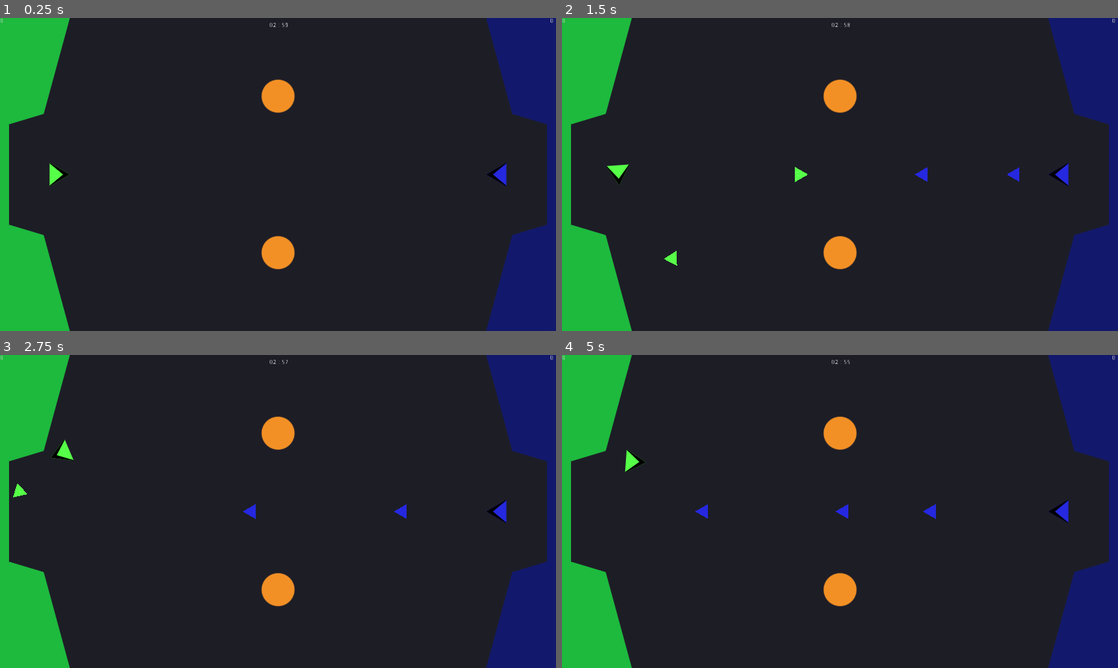
Above: before the commit, frames 1-4 (two rows, left to right).
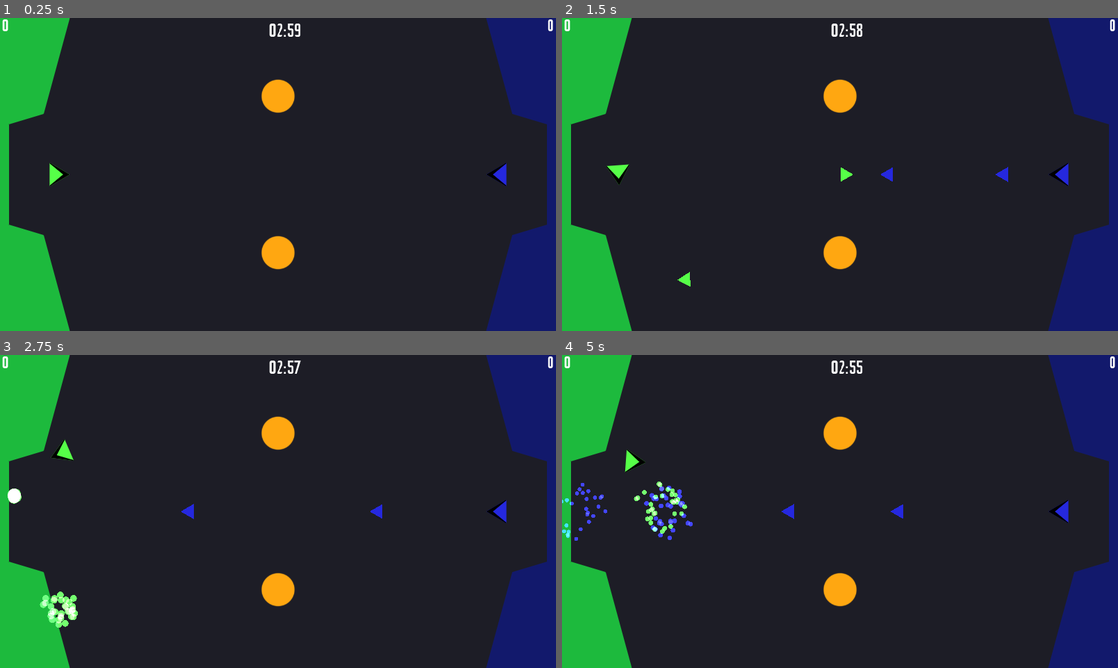
Above: after the commit, the same moments.

Repository: Skorpio-X/Bullet-Ball
Game: Godot game, scene res://game_scene.tscn
Same seed, same stepped clock (60 frames per second), same inputs: the game is played once before the commit and once after it.
Inputs:
- Up to frame 1 (0.25 s): no input
- Up to frame 2 (1.5 s): tap Enter (restart) at 0.5 s; hold D (player1_right) 0.53-1.28 s; hold F (player1_shoot) 0.53-1.28 s; tap Ctrl (player2_shoot) at 0.8, 1.35 s; hold S (player1_back) from 1.28 s (still down)
- Up to frame 3 (2.75 s): tap F (player1_shoot) at 1.55 s; release S (player1_back) at 2.03 s; hold D (player1_right) from 2.03 s (still down); hold F (player1_shoot) from 2.03 s (still down); tap Ctrl (player2_shoot) at 2.3 s
- Up to frame 4 (5 s): release D (player1_right) at 2.78 s; release F (player1_shoot) at 2.78 s; hold W (player1_forward) 2.78-3.53 s; tap Ctrl (player2_shoot) at 2.85, 3.8, 4.35 s; tap F (player1_shoot) at 3.05, 4.55 s; hold F (player1_shoot) 3.53-4.28 s; hold A (player1_left) from 3.53 s (still down)

The runs differ from the first frame. In frame 1, 0.2% of the frame differs, in the area x 0-100%, y 0-6%; in frame 2, 0.7%; in frame 3, 1.0%; in frame 4, 1.2%, in the area x 0-100%, y 0-60%.

Commit message:
Sounds, particles and camera shake added.

Diff:
--- a/Ball2.tscn
+++ b/Ball2.tscn
@@ -10,6 +10,7 @@
 
 [node name="Ball" type="RigidBody2D"]
 
+modulate = Color( 1, 0.65863, 0.0703125, 1 )
 input_pickable = false
 collision_layer = 5
 collision_mask = 1
@@ -29,7 +30,7 @@
 angular_velocity = 0.0
 angular_damp = -1.0
 script = ExtResource( 1 )
-_sections_unfolded = [ "Collision", "Transform" ]
+_sections_unfolded = [ "Collision", "Transform", "Visibility" ]
 
 [node name="Polygon2D" type="Polygon2D" parent="." index="0"]
 
--- a/Player.gd
+++ b/Player.gd
@@ -1,4 +1,5 @@
 extends RigidBody2D
+
 
 var angle_speed = 120
 var angle_change = 0
@@ -22,6 +23,7 @@
 	custom_integrator = true
 	angular_damp = 10
 	$Polygon2D.color = color
+	$Particles2D.modulate = color
 
 
 func _input(event):
--- a/Player.tscn
+++ b/Player.tscn
@@ -1,11 +1,71 @@
-[gd_scene load_steps=3 format=2]
+[gd_scene load_steps=8 format=2]
 
 [ext_resource path="res://Player.gd" type="Script" id=1]
+[ext_resource path="res://ball.png" type="Texture" id=2]
 
 [sub_resource type="ConvexPolygonShape2D" id=1]
 
 custom_solver_bias = 0.0
 points = PoolVector2Array( 0, -10, 8.66025, 5, -8.66025, 5 )
+
+[sub_resource type="CanvasItemMaterial" id=5]
+
+render_priority = 0
+blend_mode = 1
+light_mode = 0
+
+[sub_resource type="Curve" id=2]
+
+min_value = 0.0
+max_value = 1.0
+bake_resolution = 100
+_data = [ Vector2( 0, 1 ), 0.0, -1.79537, 0, 0, Vector2( 1, 0 ), 0.0, 0.0, 0, 0 ]
+
+[sub_resource type="CurveTexture" id=3]
+
+flags = 4
+width = 2048
+curve = SubResource( 2 )
+
+[sub_resource type="ParticlesMaterial" id=4]
+
+render_priority = 0
+trail_divisor = 5
+emission_shape = 0
+flag_align_y = false
+flag_rotate_y = false
+flag_disable_z = true
+spread = 0.0
+flatness = 0.0
+gravity = Vector3( 0, 0, 0 )
+initial_velocity = 0.0
+initial_velocity_random = 0.0
+angular_velocity = 0.0
+angular_velocity_random = 0.0
+orbit_velocity = 0.0
+orbit_velocity_random = 0.0
+linear_accel = 0.0
+linear_accel_random = 0.0
+radial_accel = 0.0
+radial_accel_random = 0.0
+tangential_accel = 0.0
+tangential_accel_random = 0.0
+damping = 0.0
+damping_random = 0.0
+angle = 0.0
+angle_random = 0.0
+scale = 0.3
+scale_random = 0.0
+scale_curve = SubResource( 3 )
+color = Color( 1, 1, 1, 1 )
+hue_variation = 0.0
+hue_variation_random = 0.0
+anim_speed = 0.0
+anim_speed_random = 0.0
+anim_offset = 0.0
+anim_offset_random = 0.0
+anim_loop = false
+_sections_unfolded = [ "Scale", "Trail" ]
 
 [node name="player" type="RigidBody2D"]
 
@@ -72,3 +132,28 @@
 texture_rotation_degrees = 0.0
 invert_enable = false
 invert_border = 100.0
+
+[node name="Particles2D" type="Particles2D" parent="." index="3"]
+
+modulate = Color( 0.225586, 0.6875, 0.319412, 1 )
+show_behind_parent = true
+material = SubResource( 5 )
+emitting = true
+amount = 22
+lifetime = 0.3
+one_shot = false
+preprocess = 0.0
+speed_scale = 1.0
+explosiveness = 0.0
+randomness = 0.0
+fixed_fps = 0
+fract_delta = true
+visibility_rect = Rect2( -100, -100, 200, 200 )
+local_coords = false
+draw_order = 0
+process_material = SubResource( 4 )
+texture = ExtResource( 2 )
+normal_map = null
+h_frames = 1
+v_frames = 1
+_sections_unfolded = [ "Drawing", "Material", "Process Material", "Textures", "Time", "Visibility" ]
--- a/Projectile.gd
+++ b/Projectile.gd
@@ -1,4 +1,8 @@
 extends RigidBody2D
+
+
+var collision_particles = preload("res://collision_particles.tscn")
+var color = null
 
 
 func _ready():
@@ -6,13 +10,21 @@
 
 
 func init(player):
-	var vec = Vector2(400, 0).rotated(player.rotation)
+	var vec = Vector2(500, 0).rotated(player.rotation)
 	linear_velocity = vec
 	position = player.position + vec / 6
 	rotation = player.rotation
-	$Polygon2D.color = player.get_node('Polygon2D').color
+	var color = player.get_node('Polygon2D').color
+	$Polygon2D.color = color
+	self.color = color
 
 
 func _process(delta):
 	if get_colliding_bodies():
+		var particles = collision_particles.instance()
+		particles.emitting = true
+		particles.position = position
+		particles.modulate = self.color
+		$'..'.add_child(particles)
+		get_node('../../explosion_sound2').play()
 		queue_free()
--- a/Projectile.tscn
+++ b/Projectile.tscn
@@ -13,7 +13,7 @@
 collision_layer = 4
 collision_mask = 7
 mode = 0
-mass = 1.0
+mass = 1.3
 friction = 1.0
 bounce = 0.0
 gravity_scale = 0.0
--- /dev/null
+++ b/TranscendsGames.tres
@@ -0,0 +1,11 @@
+[gd_resource type="DynamicFont" load_steps=2 format=2]
+
+[ext_resource path="res://TranscendsGames.otf" type="DynamicFontData" id=1]
+
+[resource]
+
+size = 38
+use_mipmaps = false
+use_filter = false
+font_data = ExtResource( 1 )
+_sections_unfolded = [ "Extra Spacing", "Font", "Resource", "Settings" ]
--- /dev/null
+++ b/collision_particles.gd
@@ -0,0 +1,9 @@
+extends Particles2D
+
+
+func _ready():
+	set_process(true)
+
+func _process(delta):
+	if not emitting:
+		queue_free()
--- /dev/null
+++ b/collision_particles.tscn
@@ -0,0 +1,88 @@
+[gd_scene load_steps=7 format=2]
+
+[ext_resource path="res://ball.png" type="Texture" id=1]
+[ext_resource path="res://collision_particles.gd" type="Script" id=2]
+
+[sub_resource type="CanvasItemMaterial" id=1]
+
+render_priority = 0
+blend_mode = 1
+light_mode = 0
+
+[sub_resource type="Curve" id=2]
+
+min_value = 0.0
+max_value = 1.0
+bake_resolution = 100
+_data = [ Vector2( 0, 1 ), 0.0, -0.848877, 0, 0, Vector2( 0.994892, 0 ), -1.2111, 0.0, 0, 0 ]
+
+[sub_resource type="CurveTexture" id=3]
+
+flags = 4
+width = 2048
+curve = SubResource( 2 )
+
+[sub_resource type="ParticlesMaterial" id=4]
+
+render_priority = 0
+trail_divisor = 1
+emission_shape = 0
+flag_align_y = false
+flag_rotate_y = false
+flag_disable_z = true
+spread = 180.0
+flatness = 0.0
+gravity = Vector3( 0, 0, 0 )
+initial_velocity = 200.0
+initial_velocity_random = 0.7
+angular_velocity = 0.0
+angular_velocity_random = 0.0
+orbit_velocity = 0.0
+orbit_velocity_random = 0.0
+linear_accel = 0.0
+linear_accel_random = 0.0
+radial_accel = 0.0
+radial_accel_random = 0.0
+tangential_accel = 0.0
+tangential_accel_random = 0.0
+damping = 0.0
+damping_random = 0.0
+angle = 0.0
+angle_random = 0.0
+scale = 0.3
+scale_random = 0.0
+scale_curve = SubResource( 3 )
+color = Color( 1, 1, 1, 1 )
+hue_variation = 0.0
+hue_variation_random = 0.0
+anim_speed = 0.0
+anim_speed_random = 0.0
+anim_offset = 0.0
+anim_offset_random = 0.0
+anim_loop = false
+_sections_unfolded = [ "Initial Velocity" ]
+
+[node name="collision_particles" type="Particles2D"]
+
+modulate = Color( 0, 1, 0.203125, 1 )
+material = SubResource( 1 )
+emitting = false
+amount = 32
+lifetime = 0.5
+one_shot = true
+preprocess = 0.0
+speed_scale = 1.0
+explosiveness = 1.0
+randomness = 0.0
+fixed_fps = 0
+fract_delta = true
+visibility_rect = Rect2( -100, -100, 200, 200 )
+local_coords = true
+draw_order = 0
+process_material = SubResource( 4 )
+texture = ExtResource( 1 )
+normal_map = null
+h_frames = 1
+v_frames = 1
+script = ExtResource( 2 )
+_sections_unfolded = [ "Material", "Process Material", "Time", "Visibility" ]
--- /dev/null
+++ b/default_bus_layout.tres
@@ -0,0 +1,122 @@
+[gd_resource type="AudioBusLayout" load_steps=7 format=2]
+
+[sub_resource type="AudioEffectReverb" id=1]
+
+resource_name = "Reverb"
+predelay_msec = 150.0
+predelay_feedback = 0.4
+room_size = 0.15
+damping = 0.88
+spread = 0.2
+hipass = 0.29
+dry = 1.0
+wet = 0.06
+
+[sub_resource type="AudioEffectChorus" id=2]
+
+resource_name = "Chorus"
+voice_count = 2
+dry = 1.0
+wet = 0.5
+voice/1/delay_ms = 15.0
+voice/1/rate_hz = 0.8
+voice/1/depth_ms = 2.0
+voice/1/level_db = 0.0
+voice/1/cutoff_hz = 8000.0
+voice/1/pan = -0.5
+voice/2/delay_ms = 20.0
+voice/2/rate_hz = 1.2
+voice/2/depth_ms = 3.0
+voice/2/level_db = 0.0
+voice/2/cutoff_hz = 8000.0
+voice/2/pan = 0.5
+
+[sub_resource type="AudioEffectReverb" id=3]
+
+resource_name = "Reverb"
+predelay_msec = 150.0
+predelay_feedback = 0.4
+room_size = 0.17
+damping = 1.0
+spread = 0.39
+hipass = 0.01
+dry = 0.57
+wet = 0.03
+
+[sub_resource type="AudioEffectLowPassFilter" id=4]
+
+resource_name = "LowPassFilter"
+cutoff_hz = 6350.1
+resonance = 0.68
+gain = 1.0
+db = 1
+
+[sub_resource type="AudioEffectChorus" id=5]
+
+resource_name = "Chorus"
+voice_count = 3
+dry = 0.42
+wet = 0.52
+voice/1/delay_ms = 50.0
+voice/1/rate_hz = 0.8
+voice/1/depth_ms = 2.0
+voice/1/level_db = 0.0
+voice/1/cutoff_hz = 8000.0
+voice/1/pan = -0.5
+voice/2/delay_ms = 20.0
+voice/2/rate_hz = 1.2
+voice/2/depth_ms = 3.0
+voice/2/level_db = 0.0
+voice/2/cutoff_hz = 8000.0
+voice/2/pan = 0.5
+voice/3/delay_ms = 12.0
+voice/3/rate_hz = 3.8
+voice/3/depth_ms = 0.44
+voice/3/level_db = 0.0
+voice/3/cutoff_hz = 16000.0
+voice/3/pan = 0.0
+_sections_unfolded = [ "voice", "voice/1", "voice/2", "voice/3" ]
+
+[sub_resource type="AudioEffectPanner" id=6]
+
+resource_name = "Panner"
+pan = 0.0
+
+[resource]
+
+bus/0/name = "Master"
+bus/0/solo = false
+bus/0/mute = false
+bus/0/bypass_fx = false
+bus/0/volume_db = -15.0
+bus/0/send = ""
+bus/1/name = "Bus1"
+bus/1/solo = false
+bus/1/mute = false
+bus/1/bypass_fx = false
+bus/1/volume_db = -4.7
+bus/1/send = "Master"
+bus/1/effect/0/effect = SubResource( 1 )
+bus/1/effect/0/enabled = true
+bus/1/effect/1/effect = SubResource( 2 )
+bus/1/effect/1/enabled = true
+bus/2/name = "Bus2"
+bus/2/solo = false
+bus/2/mute = false
+bus/2/bypass_fx = false
+bus/2/volume_db = 0.0
+bus/2/send = "Master"
+bus/2/effect/0/effect = SubResource( 3 )
+bus/2/effect/0/enabled = true
+bus/2/effect/1/effect = SubResource( 4 )
+bus/2/effect/1/enabled = true
+bus/3/name = "Bus3"
+bus/3/solo = false
+bus/3/mute = false
+bus/3/bypass_fx = false
+bus/3/volume_db = 0.0
+bus/3/send = "Master"
+bus/3/effect/0/effect = SubResource( 5 )
+bus/3/effect/0/enabled = true
+bus/3/effect/1/effect = SubResource( 6 )
+bus/3/effect/1/enabled = true
--- a/game_scene.gd
+++ b/game_scene.gd
@@ -1,4 +1,5 @@
 extends Node2D
+
 
 var ball = preload("res://Ball2.tscn")
 var projectile = preload("res://Projectile.tscn")
@@ -25,18 +26,20 @@
 	if Input.is_action_pressed('player1_shoot') and $player1.shoot_timer <= 0:
 		create_projectile($player1)
 		$player1.shoot_timer = .5
+		$shoot_sound2.play()
+		$shoot_sound3.play()
 	if Input.is_action_pressed('player2_shoot') and $player2.shoot_timer <= 0:
 		create_projectile($player2)
 		$player2.shoot_timer = .5
+		$shoot_sound2.play()
+		$shoot_sound3.play()
 	if game_over and Input.is_action_just_pressed('restart'):
 		restart()
 
 	var time_left = $Timer.time_left
 	var minutes = time_left / 60
 	var seconds = fmod(time_left, 60)
-#	$time.text = str(round($Timer.time_left))
-#	$time.text = str(round(361.5) % 60)
-	$time.text = str('%02d : %02d' % [minutes, seconds])
+	$time.text = str('%02d:%02d' % [minutes, seconds])
 
 	# Debugging label.
 #	$debug.text = str($player1.rotation, $player1.vel, $player2.rotation)
@@ -79,26 +82,26 @@
 
 func _on_goal1_body_entered( body ):
 	if $balls.is_a_parent_of(body):
-		print('ball %s entered 1 ' % body.spawn)
+		$goal_sound.play()
 		points2 += 1
 		$points2.text = str(points2)
 		create_ball(body.spawn)
 		body.queue_free()
+		$AnimationPlayer.play("shake")
 		if points2 >= max_points:
 			_on_Timer_timeout()
-	print('body entered goal 1 ', body)
 
 
 func _on_goal2_body_entered( body ):
 	if $balls.is_a_parent_of(body):
-		print('ball %s entered 2 ' % body.spawn)
+		$goal_sound.play()
 		points1 += 1
 		$points1.text = str(points1)
 		create_ball(body.spawn)
 		body.queue_free()
+		$AnimationPlayer.play("shake")
 		if points1 >= max_points:
 			_on_Timer_timeout()
-	print('body entered goal 2 ', body)
 
 
 func _on_Timer_timeout():
--- a/game_scene.tscn
+++ b/game_scene.tscn
@@ -1,7 +1,15 @@
-[gd_scene load_steps=6 format=2]
+[gd_scene load_steps=16 format=2]
 
 [ext_resource path="res://game_scene.gd" type="Script" id=1]
 [ext_resource path="res://Player.tscn" type="PackedScene" id=2]
+[ext_resource path="res://TranscendsGames.tres" type="DynamicFont" id=3]
+[ext_resource path="res://TranscendsGames.otf" type="DynamicFontData" id=4]
+[ext_resource path="res://shoot.wav" type="AudioStream" id=5]
+[ext_resource path="res://laser18B.wav" type="AudioStream" id=6]
+[ext_resource path="res://shoot2.wav" type="AudioStream" id=7]
+[ext_resource path="res://explosion_mix.wav" type="AudioStream" id=8]
+[ext_resource path="res://explosion8.wav" type="AudioStream" id=9]
+[ext_resource path="res://goal.wav" type="AudioStream" id=10]
 
 [sub_resource type="RectangleShape2D" id=1]
 
@@ -17,6 +25,45 @@
 
 custom_solver_bias = 0.0
 extents = Vector2( 824.666, 86 )
+
+[sub_resource type="DynamicFont" id=4]
+
+size = 42
+use_mipmaps = false
+use_filter = false
+font_data = ExtResource( 4 )
+_sections_unfolded = [ "Font", "Settings" ]
+
+[sub_resource type="Animation" id=5]
+
+resource_name = "shake"
+length = 0.5
+loop = false
+step = 0.1
+tracks/0/type = "value"
+tracks/0/path = NodePath("Camera2D:offset")
+tracks/0/interp = 1
+tracks/0/loop_wrap = true
+tracks/0/imported = false
+tracks/0/enabled = true
+tracks/0/keys = {
+"times": PoolRealArray( 0, 0.1, 0.2, 0.3, 0.4, 0.5 ),
+"transitions": PoolRealArray( 1, 1, 1, 1, 1, 1 ),
+"update": 0,
+"values": [ Vector2( 640, 360 ), Vector2( 648, 370 ), Vector2( 631, 355 ), Vector2( 655, 380 ), Vector2( 634, 347 ), Vector2( 640, 360 ) ]
+}
+tracks/1/type = "value"
+tracks/1/path = NodePath("Camera2D:rotation_degrees")
+tracks/1/interp = 1
+tracks/1/loop_wrap = true
+tracks/1/imported = false
+tracks/1/enabled = true
+tracks/1/keys = {
+"times": PoolRealArray( 0, 0.1, 0.2, 0.3, 0.4, 0.5 ),
+"transitions": PoolRealArray( 1, 1, 1, 1, 1, 1 ),
+"update": 0,
+"values": [ 0.0, -2.0, 3.7, -3.7, 2.8, 0.0 ]
+}
 
 [node name="scene_root" type="Node2D" index="0"]
 
@@ -85,6 +132,7 @@
 
 [node name="goal2" type="Area2D" parent="." index="1"]
 
+editor/display_folded = true
 input_pickable = true
 gravity_vec = Vector2( 0, 1 )
 gravity = 98.0
@@ -153,6 +201,7 @@
 
 [node name="walls" type="StaticBody2D" parent="." index="4"]
 
+editor/display_folded = true
 input_pickable = false
 collision_layer = 1
 collision_mask = 1
@@ -211,18 +260,20 @@
 anchor_top = 0.0
 anchor_right = 0.0
 anchor_bottom = 0.0
-margin_right = 40.0
-margin_bottom = 14.0
+margin_left = 5.0
+margin_right = 45.0
+margin_bottom = 46.0
 rect_pivot_offset = Vector2( 0, 0 )
 mouse_filter = 2
 mouse_default_cursor_shape = 0
 size_flags_horizontal = 1
 size_flags_vertical = 4
+custom_fonts/font = ExtResource( 3 )
 text = "0"
 percent_visible = 1.0
 lines_skipped = 0
 max_lines_visible = -1
-_sections_unfolded = [ "custom_fonts" ]
+_sections_unfolded = [ "custom_colors", "custom_constants", "custom_fonts" ]
 
 [node name="points2" type="Label" parent="." index="8"]
 
@@ -238,6 +289,7 @@
 mouse_default_cursor_shape = 0
 size_flags_horizontal = 1
 size_flags_vertical = 4
+custom_fonts/font = ExtResource( 3 )
 text = "0"
 align = 2
 percent_visible = 1.0
@@ -279,11 +331,13 @@
 mouse_default_cursor_shape = 0
 size_flags_horizontal = 1
 size_flags_vertical = 4
+custom_fonts/font = SubResource( 4 )
 text = "0"
 align = 1
 percent_visible = 1.0
 lines_skipped = 0
 max_lines_visible = -1
+_sections_unfolded = [ "custom_fonts" ]
 
 [node name="ball_spawn1" type="Position2D" parent="." index="11"]
 
@@ -308,19 +362,117 @@
 anchor_top = 0.0
 anchor_right = 0.0
 anchor_bottom = 0.0
-margin_left = 620.0
-margin_top = 217.0
-margin_right = 660.0
-margin_bottom = 231.0
+margin_left = 495.0
+margin_top = 221.0
+margin_right = 753.0
+margin_bottom = 284.0
 rect_pivot_offset = Vector2( 0, 0 )
 mouse_filter = 2
 mouse_default_cursor_shape = 0
 size_flags_horizontal = 1
 size_flags_vertical = 4
+custom_fonts/font = ExtResource( 3 )
 align = 1
+valign = 1
 percent_visible = 1.0
 lines_skipped = 0
 max_lines_visible = -1
+_sections_unfolded = [ "custom_fonts" ]
+
+[node name="shoot_sound" type="AudioStreamPlayer" parent="." index="15"]
+
+stream = ExtResource( 5 )
+volume_db = -3.0
+autoplay = false
+mix_target = 0
+bus = "Bus1"
+
+[node name="shoot_sound2" type="AudioStreamPlayer" parent="." index="16"]
+
+stream = ExtResource( 5 )
+volume_db = -3.0
+autoplay = false
+mix_target = 0
+bus = "Bus2"
+
+[node name="shoot_sound3" type="AudioStreamPlayer2D" parent="." index="17"]
+
+stream = ExtResource( 6 )
+volume_db = 0.0
+autoplay = false
+max_distance = 2000.0
+attenuation = 1.0
+bus = "Bus3"
+area_mask = 1
+
+[node name="shoot_sound4" type="AudioStreamPlayer" parent="." index="18"]
+
+stream = ExtResource( 7 )
+volume_db = 0.0
+autoplay = false
+mix_target = 0
+bus = "Master"
+
+[node name="explosion_sound" type="AudioStreamPlayer" parent="." index="19"]
+
+stream = ExtResource( 8 )
+volume_db = 0.0
+autoplay = false
+mix_target = 0
+bus = "Master"
+
+[node name="explosion_sound2" type="AudioStreamPlayer" parent="." index="20"]
+
+stream = ExtResource( 9 )
+volume_db = -9.0
+autoplay = false
+mix_target = 0
+bus = "Master"
+
+[node name="goal_sound" type="AudioStreamPlayer" parent="." index="21"]
+
+stream = ExtResource( 10 )
+volume_db = -9.0
+autoplay = false
+mix_target = 0
+bus = "Master"
+
+[node name="AnimationPlayer" type="AnimationPlayer" parent="." index="22"]
+
+root_node = NodePath("..")
+autoplay = ""
+playback_process_mode = 1
+playback_default_blend_time = 0.0
+playback_speed = 1.0
+anims/shake = SubResource( 5 )
+blend_times = [  ]
+
+[node name="Camera2D" type="Camera2D" parent="." index="23"]
+
+offset = Vector2( 640, 360 )
+anchor_mode = 1
+rotating = true
+current = true
+zoom = Vector2( 1, 1 )
+limit_left = -10000000
+limit_top = -10000000
+limit_right = 10000000
+limit_bottom = 10000000
+limit_smoothed = false
+drag_margin_h_enabled = true
+drag_margin_v_enabled = true
+smoothing_enabled = false
+smoothing_speed = 5.0
+offset_v = 0.0
+offset_h = 0.0
+drag_margin_left = 0.2
+drag_margin_top = 0.2
+drag_margin_right = 0.2
+drag_margin_bottom = 0.2
+editor_draw_screen = true
+editor_draw_limits = false
+editor_draw_drag_margin = false
+_sections_unfolded = [ "Offset", "Transform" ]
 
 [connection signal="body_entered" from="goal1" to="." method="_on_goal1_body_entered"]
 
--- a/project.godot
+++ b/project.godot
@@ -46,24 +46,34 @@
 player2_shoot=[ Object(InputEventKey,"resource_local_to_scene":false,"resource_name":"","device":0,"alt":false,"shift":false,"control":false,"meta":false,"command":false,"pressed":false,"scancode":16777238,"unicode":0,"echo":false,"script":null)
  ]
 player1_forward=[ Object(InputEventKey,"resource_local_to_scene":false,"resource_name":"","device":0,"alt":false,"shift":false,"control":false,"meta":false,"command":false,"pressed":false,"scancode":87,"unicode":0,"echo":false,"script":null)
+, Object(InputEventJoypadMotion,"resource_local_to_scene":false,"resource_name":"","device":0,"axis":1,"axis_value":-1.0,"script":null)
  ]
 player1_left=[ Object(InputEventKey,"resource_local_to_scene":false,"resource_name":"","device":0,"alt":false,"shift":false,"control":false,"meta":false,"command":false,"pressed":false,"scancode":65,"unicode":0,"echo":false,"script":null)
+, Object(InputEventJoypadMotion,"resource_local_to_scene":false,"resource_name":"","device":0,"axis":0,"axis_value":-1.0,"script":null)
  ]
 player1_right=[ Object(InputEventKey,"resource_local_to_scene":false,"resource_name":"","device":0,"alt":false,"shift":false,"control":false,"meta":false,"command":false,"pressed":false,"scancode":68,"unicode":0,"echo":false,"script":null)
+, Object(InputEventJoypadMotion,"resource_local_to_scene":false,"resource_name":"","device":0,"axis":0,"axis_value":1.0,"script":null)
  ]
 player1_back=[ Object(InputEventKey,"resource_local_to_scene":false,"resource_name":"","device":0,"alt":false,"shift":false,"control":false,"meta":false,"command":false,"pressed":false,"scancode":83,"unicode":0,"echo":false,"script":null)
+, Object(InputEventJoypadMotion,"resource_local_to_scene":false,"resource_name":"","device":0,"axis":1,"axis_value":1.0,"script":null)
  ]
 player2_forward=[ Object(InputEventKey,"resource_local_to_scene":false,"resource_name":"","device":0,"alt":false,"shift":false,"control":false,"meta":false,"command":false,"pressed":false,"scancode":16777232,"unicode":0,"echo":false,"script":null)
+, Object(InputEventJoypadMotion,"resource_local_to_scene":false,"resource_name":"","device":1,"axis":1,"axis_value":-1.0,"script":null)
  ]
 player2_left=[ Object(InputEventKey,"resource_local_to_scene":false,"resource_name":"","device":0,"alt":false,"shift":false,"control":false,"meta":false,"command":false,"pressed":false,"scancode":16777231,"unicode":0,"echo":false,"script":null)
+, Object(InputEventJoypadMotion,"resource_local_to_scene":false,"resource_name":"","device":1,"axis":0,"axis_value":-1.0,"script":null)
  ]
 player2_right=[ Object(InputEventKey,"resource_local_to_scene":false,"resource_name":"","device":0,"alt":false,"shift":false,"control":false,"meta":false,"command":false,"pressed":false,"scancode":16777233,"unicode":0,"echo":false,"script":null)
+, Object(InputEventJoypadMotion,"resource_local_to_scene":false,"resource_name":"","device":1,"axis":0,"axis_value":1.0,"script":null)
  ]
 player2_back=[ Object(InputEventKey,"resource_local_to_scene":false,"resource_name":"","device":0,"alt":false,"shift":false,"control":false,"meta":false,"command":false,"pressed":false,"scancode":16777234,"unicode":0,"echo":false,"script":null)
+, Object(InputEventJoypadMotion,"resource_local_to_scene":false,"resource_name":"","device":0,"axis":1,"axis_value":1.0,"script":null)
  ]
 restart=[ Object(InputEventKey,"resource_local_to_scene":false,"resource_name":"","device":0,"alt":false,"shift":false,"control":false,"meta":false,"command":false,"pressed":false,"scancode":16777221,"unicode":0,"echo":false,"script":null)
 , Object(InputEventKey,"resource_local_to_scene":false,"resource_name":"","device":0,"alt":false,"shift":false,"control":false,"meta":false,"command":false,"pressed":false,"scancode":16777222,"unicode":0,"echo":false,"script":null)
 , Object(InputEventMouseButton,"resource_local_to_scene":false,"resource_name":"","device":0,"alt":false,"shift":false, …(202 unchanged characters)…
+, Object(InputEventJoypadButton,"resource_local_to_scene":false,"resource_name":"","device":0,"button_index":11,"pressure":0.0,"pressed":false,"script":null)
+, Object(InputEventJoypadButton,"resource_local_to_scene":false,"resource_name":"","device":1,"button_index":11,"pressure":0.0,"pressed":false,"script":null)
  ]
 
 [rendering]
Binary file added: TranscendsGames.otf
Binary file changed: ball.png
Not shown, changed: ball.png.import
Not shown, added: explosion8.wav.import
Not shown, added: goal.wav.import
Not shown, added: laser18B.wav.import
Not shown, added: shoot.wav.import
Not shown, added: shoot2.wav.import
Not shown, added: explosion8.wav
Not shown, added: goal.wav
Not shown, added: laser18B.wav
Not shown, added: shoot.wav
(and 1 more such lines)
